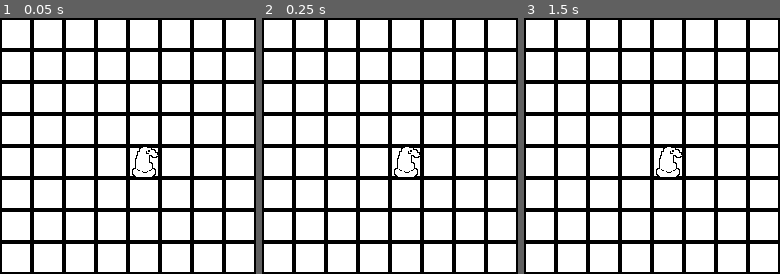
Above: before the commit, frames 1-3 (left to right).
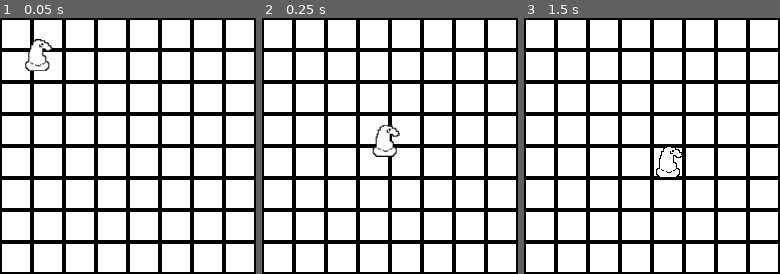
Above: after the commit, the same moments.

Repository: drarbego/caballos-de-ajedrez
Game: Godot game, scene res://Board.tscn
The game is run twice, just before and just after one commit, with the same random seed, the same clock (stepped at 60 frames per second) and the same inputs.
Inputs (mouse positions are in pixels of both pictures, inside the frame that each line leads up to):
- Up to frame 1 (0.05 s): no input
- Up to frame 2 (0.25 s): no input
- Up to frame 3 (1.5 s): click (539, 33) at 0.52 s; click (539, 33) at 1.27 s

The runs differ from the first frame. In frame 1, 0.8% of the frame differs, in the area x 9-62%, y 8-63%; in frame 2, 0.8%; in frame 3, nothing differs.

Commit message:
tween animation

Diff:
--- a/Knight.gd
+++ b/Knight.gd
@@ -14,6 +14,10 @@
 	Vector2(-1, -2),
 ]
 
+func move_to_tile(tile):
+	$Tween.interpolate_property(self, "position", self.position, tile.position, 0.3)
+	$Tween.start()
+
 func set_tile(_tile):
 	self.tile = _tile
 
--- a/Knight.tscn
+++ b/Knight.tscn
@@ -9,3 +9,5 @@
 [node name="Sprite" type="Sprite" parent="."]
 texture = ExtResource( 1 )
 centered = false
+
+[node name="Tween" type="Tween" parent="."]
--- a/Tile.gd
+++ b/Tile.gd
@@ -14,7 +14,7 @@
 	return self
 
 func set_piece(piece):
-	piece.position = self.position
+	piece.move_to_tile(self)
 	piece.set_tile(self)
 	self.current_piece = piece
 
